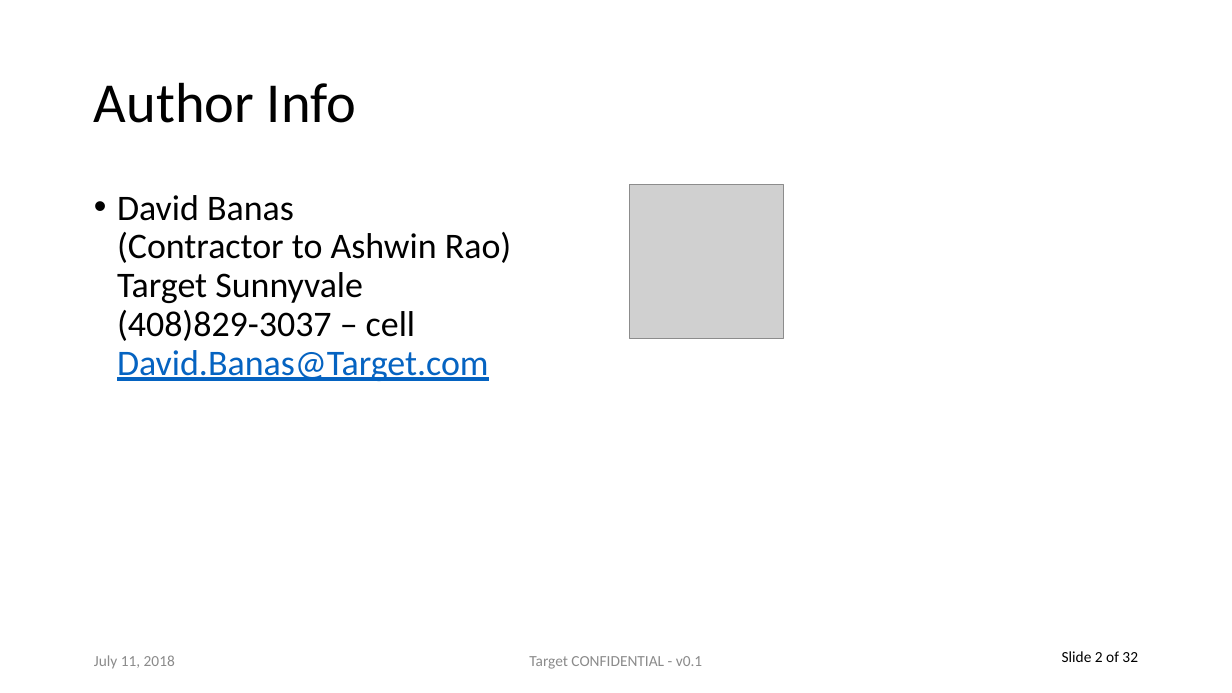
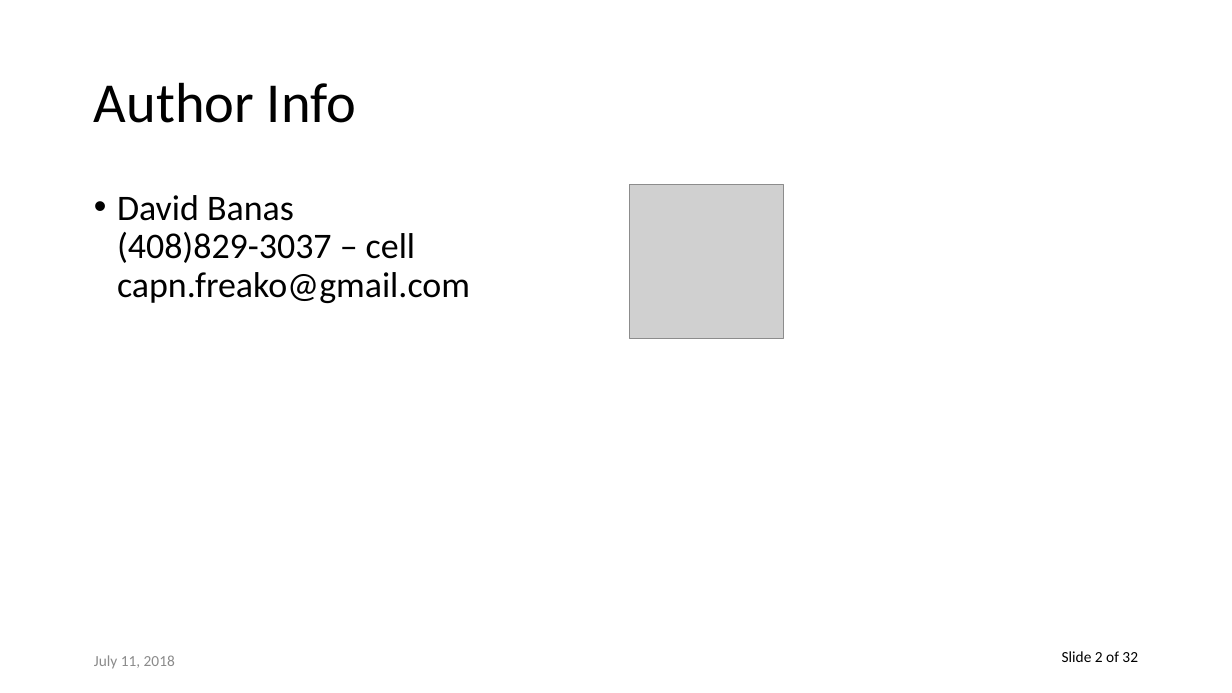
Before and after one commit to capn-freako/haskell-rl, a slide deck: slide 2 of GPI_Announce.pptx. Drawn at 1232x693 pixels with LibreOffice and Linux fonts; fonts in the diff are those of the drawing; grey boxes stand for pictures. Boxes give left, top, right and bottom in pixels: in the first picture for what was removed or moved away, otherwise in the second. Text is boxed around its words. In the diff, an @@ line names an element or a change of style, - is before the commit and + after.

```diff
--- a/GPI_Announce.pptx
+++ b/GPI_Announce.pptx
@@ text at (117, 195, 470, 303): text changed @@
-• David Banas
-  (Contractor to Ashwin Rao)
-  Target Sunnyvale
-  (408)829-3037 – cell
-  David.Banas@Target.com
+• David Banas
+  (408)829-3037 – cell
+  capn.freako@gmail.com
@@ text removed at (529, 656, 702, 669) @@
-Target CONFIDENTIAL - v0.1
```
Also in this commit, not shown: 28 other slides changed, 3 slides removed, 45 other files.
